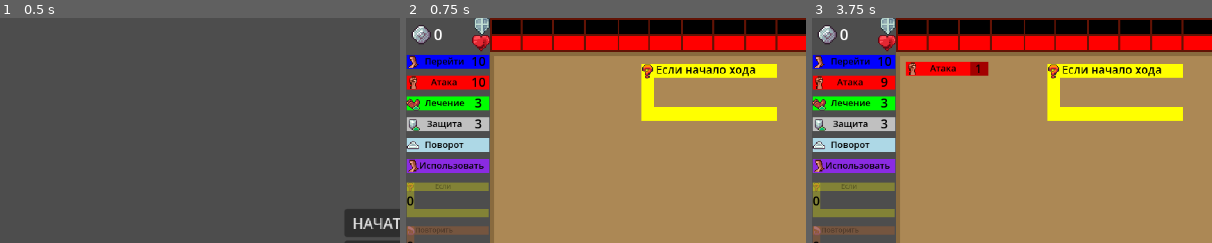
Above: before the commit, frames 1-3 (left to right).
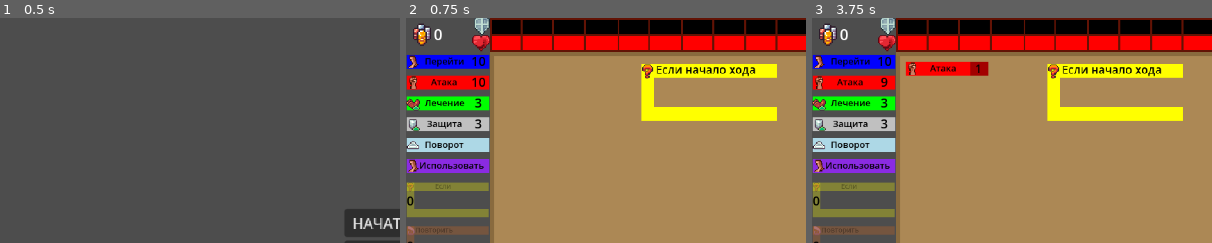
Above: after the commit, the same moments.

Repository: timurkinBits/scratch_roguelike
Game: Godot game, scene res://scenes/main_menu.tscn
Same seed, same stepped clock (60 frames per second), same inputs: the game is played once before the commit and once after it.
Inputs (mouse positions are % of the whole screen's width and height, from its top left):
- Up to frame 1 (0.5 s): no input
- Up to frame 2 (0.75 s): click "НАЧАТЬ ИГРУ" at 0.5 s
- Up to frame 3 (3.75 s): click "Запуск" at 1.25 s; tap Enter at 2 s; drag from (43, 12) to (4, 10) at 2.02 s; drag from (4, 10) to (43, 12) at 2.77 s; move the mouse to (4, 14) at 3.52 s; hold D from 3.53 s (still down); tap C at 3.6 s; click (4, 14) at 3.67 s
The pictures show only the part of the screen within x 0-50%, y 0-50%; the shares and areas given below are measured in that part.

Frame 1 is identical in both runs. In frame 2, 0.3% of the frame differs, in the area x 1-7%, y 2-13%; in frame 3, 0.3%.

Commit message:
coins types, icons in shop

Diff:
--- a/scenes/Coin.tscn
+++ b/scenes/Coin.tscn
@@ -1,11 +1,9 @@
-[gd_scene load_steps=3 format=3 uid="uid://jiskuxayd1m7"]
+[gd_scene load_steps=2 format=3 uid="uid://jiskuxayd1m7"]
 
 [ext_resource type="Script" uid="uid://c26cqds3rn2a1" path="res://scripts/coin.gd" id="1_s8enn"]
-[ext_resource type="Texture2D" uid="uid://dclo6ofblwxmy" path="res://sprites/fb2116.png" id="2_s8enn"]
 
 [node name="Coin" type="Node2D"]
 script = ExtResource("1_s8enn")
 
 [node name="Sprite2D" type="Sprite2D" parent="."]
 scale = Vector2(0.8, 0.8)
-texture = ExtResource("2_s8enn")
--- a/scenes/Info.tscn
+++ b/scenes/Info.tscn
@@ -1,7 +1,7 @@
 [gd_scene load_steps=5 format=3 uid="uid://bik2ueyp5uy6i"]
 
 [ext_resource type="Script" uid="uid://c3rveeia2cdov" path="res://scripts/info.gd" id="1_cbfvs"]
-[ext_resource type="Texture2D" uid="uid://dnml5jw2a8wx" path="res://sprites/fb950.png" id="1_pkda2"]
+[ext_resource type="Texture2D" uid="uid://dnml5jw2a8wx" path="res://sprites/info.png" id="1_pkda2"]
 
 [sub_resource type="RectangleShape2D" id="RectangleShape2D_jfmby"]
 size = Vector2(29.9426, 28.0712)
--- a/scenes/Main.tscn
+++ b/scenes/Main.tscn
@@ -22,10 +22,9 @@
 [ext_resource type="PackedScene" uid="uid://cqa3vxgvdii24" path="res://scenes/heal_point.tscn" id="13_mwfav"]
 [ext_resource type="LabelSettings" uid="uid://di7qwojobxj1y" path="res://sprites/Command.tres" id="15_3p2gp"]
 [ext_resource type="PackedScene" uid="uid://bik2ueyp5uy6i" path="res://scenes/Info.tscn" id="15_ebg2g"]
-[ext_resource type="Texture2D" uid="uid://dnml5jw2a8wx" path="res://sprites/fb950.png" id="16_2ofn6"]
-[ext_resource type="Texture2D" uid="uid://tnindadpwhan" path="res://sprites/fb12.png" id="17_36rkl"]
+[ext_resource type="Texture2D" uid="uid://dnml5jw2a8wx" path="res://sprites/info.png" id="16_2ofn6"]
+[ext_resource type="Texture2D" uid="uid://tnindadpwhan" path="res://sprites/ability.png" id="17_36rkl"]
 [ext_resource type="PackedScene" uid="uid://cbd5bhmk60s5o" path="res://scenes/item.tscn" id="17_xa025"]
-[ext_resource type="Texture2D" uid="uid://dclo6ofblwxmy" path="res://sprites/fb2116.png" id="21_ebg2g"]
 
 [sub_resource type="AtlasTexture" id="AtlasTexture_2ofn6"]
 atlas = ExtResource("12_nfivy")
@@ -65,6 +64,10 @@
 
 [sub_resource type="LabelSettings" id="LabelSettings_ebg2g"]
 font_size = 22
+
+[sub_resource type="AtlasTexture" id="AtlasTexture_xa025"]
+atlas = ExtResource("13_cvmbd")
+region = Rect2(128, 256, 32, 32)
 
 [sub_resource type="LabelSettings" id="LabelSettings_q8u5g"]
 font_size = 83
@@ -81,6 +84,7 @@
 scale = Vector2(0.9, 0.9)
 type = 1
 text = "начало хода"
+is_menu_command = false
 
 [node name="TurnExecutor" type="Node" parent="Table" node_paths=PackedStringArray("ui_node", "room")]
 script = ExtResource("5_a1joa")
@@ -266,7 +270,7 @@
 offset_right = -853.0
 offset_bottom = -22.0
 scale = Vector2(0.8, 0.8)
-texture = ExtResource("21_ebg2g")
+texture = SubResource("AtlasTexture_xa025")
 
 [node name="EnemyStats" type="Control" parent="UI"]
 layout_mode = 1
--- a/scenes/item.tscn
+++ b/scenes/item.tscn
@@ -1,7 +1,7 @@
 [gd_scene load_steps=3 format=3 uid="uid://cbd5bhmk60s5o"]
 
 [ext_resource type="Script" uid="uid://46v3ggrp5osy" path="res://scripts/item.gd" id="1_4gq7n"]
-[ext_resource type="Texture2D" uid="uid://tnindadpwhan" path="res://sprites/fb12.png" id="2_s8enn"]
+[ext_resource type="Texture2D" uid="uid://tnindadpwhan" path="res://sprites/ability.png" id="2_s8enn"]
 
 [node name="Item" type="Node2D"]
 script = ExtResource("1_4gq7n")
--- a/scripts/Block.gd
+++ b/scripts/Block.gd
@@ -1,10 +1,9 @@
 extends Node2D
 class_name Block
 
-@export_category("Block Settings")
-@export var type: int  # Использует ItemData.BlockType
+@export var type: ItemData.BlockType
 @export var text: String
-@export var slot_offset_start := Vector2(28, 32)
+@export var is_menu_command: bool = true
 
 const MAX_TEXT_LENGTH := 14
 
@@ -22,9 +21,9 @@
 var slot_manager: SlotManager
 var parent_slot: CommandSlot = null
 var config: Dictionary
-var is_menu_command: bool = false
 var is_settings: bool = false
 var loop_count: int
+var slot_offset_start := Vector2(28, 32)
 
 static var available_conditions = []  # Will be populated with purchased conditions
 static var available_loops = []       # Will be populated with purchased loops
@@ -32,17 +31,19 @@
 
 func _ready() -> void:
 	add_to_group("blocks")
+
+	# Инициализация типа блока и текста на основе типа
+	if text.is_empty() and !is_menu_command:
+		initialize_block_properties()
+
 	config = ItemData.get_block_config(type)
 	slot_manager = SlotManager.new(self, slot_offset_start)
 	add_child(slot_manager)
 	slot_manager.connect("slots_updated", _on_slots_updated)
 
-	# If this is an ability block and no ability is set but available ones exist,
-	# set the first available ability automatically
-	if type == ItemData.BlockType.ABILITY and (text.is_empty() or text == "") and !available_abilities.is_empty():
-		text = available_abilities[0]
-
-	call_deferred('update_appearance')
+	update_appearance()
+
+	# Теперь инициализируем слоты с правильным количеством
 	slot_manager.initialize_slots(ItemData.get_slot_count(type, text))
 
 	# Hide buttons initially
@@ -50,6 +51,39 @@
 	buttons[1].visible = false
 	button_color.visible = false
 
+# Новый метод для инициализации свойств блока на основе его типа
+func initialize_block_properties() -> void:
+	# Устанавливаем текст по умолчанию на основании типа блока
+	match type:
+		ItemData.BlockType.CONDITION:
+			if not available_conditions.is_empty():
+				text = available_conditions[0]
+			else:
+				text = "здоровье < 50%"  # Значение по умолчанию
+		ItemData.BlockType.LOOP:
+			if not available_loops.is_empty():
+				text = available_loops[0]
+			else:
+				text = "Повторить 2 раз"  # Значение по умолчанию
+			# Установка количества повторений для цикла
+			var parts = text.split(" ")
+			if parts.size() > 1:
+				loop_count = int(parts[1])
+		ItemData.BlockType.ABILITY:
+			if not available_abilities.is_empty():
+				text = available_abilities[0]
+			else:
+				text = "+1 атака"  # Значение по умолчанию
+
+	# Проверка по словарю TEXT_TO_ITEM_TYPE
+	if type == ItemData.BlockType.LOOP and not "Повторить" in text:
+		text = "Повторить 2 раз"
+		loop_count = 2
+	elif type == ItemData.BlockType.CONDITION and not text in ItemData.TEXT_TO_ITEM_TYPE:
+		text = "здоровье < 50%"
+	elif type == ItemData.BlockType.ABILITY and not text in ItemData.TEXT_TO_ITEM_TYPE:
+		text = "+1 атака"
+
 func update_appearance() -> void:
 	texture.modulate = config["color"]
 	icon.texture = load(config["icon"]) if config["icon"] else null
@@ -57,7 +91,7 @@
 
 func get_display_text() -> String:
 	if type == ItemData.BlockType.LOOP:
-		if not is_menu_command:
+		if !is_menu_command:
 			return config["prefix"] + str(loop_count) + " раз"
 		else:
 			return config["prefix"]
--- a/scripts/Command.gd
+++ b/scripts/Command.gd
@@ -28,33 +28,33 @@
 	TypeCommand.ATTACK: {
 		"prefix": "Атака ",
 		"color": Color.RED,
-		"icon": "res://sprites/fb663.png"
+		"icon": "res://sprites/attack.png"
 	},
 	TypeCommand.MOVE: {
 		"prefix": "Перейти ",
 		"color": Color.BLUE,
-		"icon": "res://sprites/fb658.png"
+		"icon": "res://sprites/move.png"
 	},
 	TypeCommand.TURN: {
 		"prefix": "Поворот ",
 		"color": Color.LIGHT_BLUE,
-		"icon": "res://sprites/fb647.png",
+		"icon": "res://sprites/turn.png",
 		"values": [90, -90, 180]  # Значения углов: вправо, влево, разворот
 	},
 	TypeCommand.USE: {
 		"prefix": "Использовать ",
 		"color": Color.BLUE_VIOLET,
-		"icon": "res://sprites/fb658.png"
+		"icon": "res://sprites/move.png"
 	},
 	TypeCommand.HEAL: {
 		"prefix": "Лечение ",
 		"color": Color.GREEN,
-		"icon": "res://sprites/fb615.png"
+		"icon": "res://sprites/heal.png"
 	},
 	TypeCommand.DEFENSE: {
 		"prefix": "Защита ",
 		"color": Color.SILVER,
-		"icon": "res://sprites/fb613.png"
+		"icon": "res://sprites/defense.png"
 	},
 	TypeCommand.NONE: {
 		"prefix": "none ",
--- a/scripts/coin.gd
+++ b/scripts/coin.gd
@@ -1,10 +1,82 @@
+# Modified coin.gd
 extends ObjectRoom
 class_name Coin
+
+enum CoinType{
+	SMALL,
+	MIDDLE,
+	BIG
+}
+
+const COINS = {
+	CoinType.SMALL: {
+		"icon": "res://sprites/small_coin.png",
+		"value": 1
+	},
+	CoinType.MIDDLE: {
+		"icon": "res://sprites/middle_coin.png",
+		"value": 3
+	},
+	CoinType.BIG: {
+		"icon": "res://sprites/big_coin.png",
+		"value": 5
+	}
+}
+
+# Default drop chances for regular enemies
+const DEFAULT_DROP_CHANCES = {
+	CoinType.SMALL: 70,
+	CoinType.MIDDLE: 25,
+	CoinType.BIG: 5
+}
+
+# Higher drop chances for elite enemies
+const ELITE_DROP_CHANCES = {
+	CoinType.SMALL: 30,
+	CoinType.MIDDLE: 45,
+	CoinType.BIG: 25
+}
+
+@onready var icon: Sprite2D = $Sprite2D
+
+var type: CoinType = CoinType.SMALL
 
 func _ready() -> void:
 	super._ready()
 	add_to_group('coins')  # Add to coins group for easy finding
+	update_sprite()
+
+func update_sprite() -> void:
+	# Update sprite based on coin type
+	icon.texture = load(COINS[type]['icon'])
 
 func use():
-	Global.add_coins(1)  # Add one coin to global counter
+	Global.add_coins(COINS[type]['value'])  # Add coin value to global counter
 	queue_free()  # Remove the coin from the scene
+
+# Static function to determine coin type based on chances
+static func get_random_coin_type(is_elite: bool = false) -> int:
+	var chances = DEFAULT_DROP_CHANCES if not is_elite else ELITE_DROP_CHANCES
+
+	# Calculate total chance
+	var total_chance = 0
+	for coin_type in chances:
+		total_chance += chances[coin_type]
+
+	# Roll a random number
+	var roll = randi() % total_chance
+
+	# Determine which coin type was selected
+	var current_sum = 0
+	for coin_type in chances:
+		current_sum += chances[coin_type]
+		if roll < current_sum:
+			return coin_type
+
+	# Fallback to SMALL coin (should never happen unless chances are misconfigured)
+	return CoinType.SMALL
+
+# Function to set coin type
+func set_type(new_type: int) -> void:
+	type = new_type
+	update_sprite()
--- a/scripts/enemy.gd
+++ b/scripts/enemy.gd
@@ -228,6 +228,13 @@
 	get_parent().add_child(coin_instance)
 	coin_instance.position = position
 
+	var room = get_parent()
+	var is_elite = room.get("type") == room.RoomType.ELITE
+
+	# Determine random coin type based on enemy type
+	var coin_type = Coin.get_random_coin_type(is_elite)
+	coin_instance.set_type(coin_type)
+
 func dead():
 	spawn_coin()  # Создаем монету на месте смерти врага
 	ui_stats.change_stats(self, false)
--- a/scripts/item.gd
+++ b/scripts/item.gd
@@ -2,6 +2,7 @@
 class_name Item
 
 @onready var key_edit: LineEdit = $LineEdit
+@onready var icon: Sprite2D = $Sprite2D
 
 var key: int = 0
 var linked_info: Info  # Прямая ссылка на связанную информацию
@@ -14,6 +15,7 @@
 	key_edit.visible = false
 	key_edit.text = ""
 	generate_random_type()
+	icon.texture = load(ItemData.get_item_icon(type))
 	call_deferred("find_and_link_info")  # Вызываем после загрузки сцены
 
 # Выбор случайного типа на основе весов вероятности
--- a/scripts/item_data.gd
+++ b/scripts/item_data.gd
@@ -25,7 +25,7 @@
 # Данные предметов
 const ITEMS = {
 	ItemType.LOOP_BLOCK: {
-		"icon": "res://sprites/fb666.png",
+		"icon": "res://sprites/loop.png",
 		"description": "Блок цикл",
 		"cost": 8,
 		"weight": 0.5,
@@ -33,7 +33,7 @@
 		"slot_count": 1
 	},
 	ItemType.CONDITION_BLOCK: {
-		"icon": "res://sprites/fb13.png",
+		"icon": "res://sprites/condition.png",
 		"description": "Блок условие",
 		"cost": 8,
 		"weight": 0.5,
@@ -41,7 +41,7 @@
 		"slot_count": 1
 	},
 	ItemType.ABILITY_BLOCK: {
-		"icon": "res://sprites/fb12.png",
+		"icon": "res://sprites/ability.png",
 		"description": "Блок навык",
 		"cost": 8,
 		"weight": 0.5,
@@ -49,7 +49,7 @@
 		"slot_count": 1
 	},
 	ItemType.ABILITY_PLUS_ATTACK: {
-		"icon": "res://sprites/attack_icon.png",
+		"icon": "res://sprites/attack.png",
 		"description": "Навык +1 атака",
 		"cost": 3,
 		"weight": 3.0,
@@ -58,7 +58,7 @@
 		"slot_count": 1
 	},
 	ItemType.ABILITY_PLUS_MOVE: {
-		"icon": "res://sprites/move_icon.png",
+		"icon": "res://sprites/move.png",
 		"description": "Навык +1 перемещение",
 		"cost": 2,
 		"weight": 3.0,
@@ -67,7 +67,7 @@
 		"slot_count": 1
 	},
 	ItemType.ABILITY_PLUS_HEAL: {
-		"icon": "res://sprites/heal_icon.png",
+		"icon": "res://sprites/heal.png",
 		"description": "Навык +1 лечение",
 		"cost": 5,
 		"weight": 2.0,
@@ -76,7 +76,7 @@
 		"slot_count": 1
 	},
 	ItemType.ABILITY_PLUS_DEFENSE: {
-		"icon": "res://sprites/defense_icon.png",
+		"icon": "res://sprites/defense.png",
 		"description": "Навык +1 защита",
 		"cost": 3,
 		"weight": 2.5,
@@ -85,7 +85,7 @@
 		"slot_count": 1
 	},
 	ItemType.LOOP_2_TIMES: {
-		"icon": "res://sprites/loop2_icon.png",
+		"icon": "res://sprites/loop2.png",
 		"description": "Цикл на 2 повторения",
 		"cost": 6,
 		"weight": 2.0,
@@ -94,7 +94,7 @@
 		"slot_count": 2
 	},
 	ItemType.LOOP_3_TIMES: {
-		"icon": "res://sprites/loop3_icon.png",
+		"icon": "res://sprites/loop3.png",
 		"description": "Цикл на 3 повторения",
 		"cost": 8,
 		"weight": 1.0,
@@ -103,7 +103,7 @@
 		"slot_count": 2
 	},
 	ItemType.CONDITION_BELOW_HALF_HP: {
-		"icon": "res://sprites/hp50_icon.png",
+		"icon": "res://sprites/below_half_hp.png",
 		"description": "Условие здоровье < 50%",
 		"cost": 3,
 		"weight": 3.0,
@@ -128,17 +128,17 @@
 	BlockType.CONDITION: {
 		"prefix": "Если ",
 		"color": Color.YELLOW,
-		"icon": "res://sprites/fb13.png"
+		"icon": "res://sprites/condition.png"
 	},
 	BlockType.LOOP: {
 		"prefix": "Повторить ",
 		"color": Color.CHOCOLATE,
-		"icon": "res://sprites/fb666.png"
+		"icon": "res://sprites/loop.png"
 	},
 	BlockType.ABILITY: {
 		"prefix": "Улучшить ",
 		"color": Color.TURQUOISE,
-		"icon": "res://sprites/fb12.png"
+		"icon": "res://sprites/ability.png"
 	},
 	BlockType.NONE: {
 		"prefix": "none ",
--- a/scripts/menu.gd
+++ b/scripts/menu.gd
@@ -12,10 +12,10 @@
 
 func setup_menu_item(item) -> void:
 	if item is Command:
-		item.is_menu_command = true
+		#item.is_menu_command = true
 		item.menu_card_clicked.connect(_on_menu_command_clicked)
 	elif item is Block:
-		item.is_menu_command = true
+		#item.is_menu_command = true
 		var area = item.get_node("Area2D")
 		area.input_pickable = true
 		area.input_event.connect(func(_viewport, event, _shape_idx):
--- a/scripts/room.gd
+++ b/scripts/room.gd
@@ -32,10 +32,10 @@
 }
 
 const DOOR_ICONS = {
-	RoomType.NORMAL: "res://sprites/fb727.png",
-	RoomType.ELITE: "res://sprites/fb729.png",
-	RoomType.SHOP: "res://sprites/fb136.png",
-	RoomType.CHALLENGE: "res://sprites/fb71.png"
+	RoomType.NORMAL: "res://sprites/normal.png",
+	RoomType.ELITE: "res://sprites/elite.png",
+	RoomType.SHOP: "res://sprites/shop.png",
+	RoomType.CHALLENGE: "res://sprites/challenge.png"
 }
 
 const OPPOSITE_DIRECTIONS = {
--- a/scripts/slot_manager.gd
+++ b/scripts/slot_manager.gd
@@ -101,15 +101,7 @@
 		return
 
 	# Determine max slots based on block type
-	var max_slots
-	if parent_block.type == ItemData.BlockType.CONDITION:
-		max_slots = ItemData.get_slot_count(ItemData.BlockType.CONDITION, parent_block.text)
-	elif parent_block.type == ItemData.BlockType.ABILITY:
-		max_slots = ItemData.get_slot_count(ItemData.BlockType.ABILITY, parent_block.text)
-	elif parent_block.type == ItemData.BlockType.LOOP:
-		max_slots = ItemData.get_slot_count(ItemData.BlockType.LOOP, parent_block.text)
-	else:
-		max_slots = 3
+	var max_slots = ItemData.get_slot_count(parent_block.type, parent_block.text)
 
 	# Count occupied slots
 	var command_count = 0
--- a/scripts/table.gd
+++ b/scripts/table.gd
@@ -256,6 +256,7 @@
 
 	var new_block = block_scene.instantiate() as Block
 	new_block.type = type
+	new_block.is_menu_command = false
 
 	# Установка значений по умолчанию в зависимости от типа
 	match type:
Renamed: sprites/fb12.png -> sprites/ability.png
Not shown, added: sprites/ability.png.import
Renamed: sprites/fb663.png -> sprites/attack.png
Not shown, added: sprites/attack.png.import
Binary file added: sprites/below_half_hp.png
Not shown, added: sprites/below_half_hp.png.import
Binary file added: sprites/big_coin.png
Not shown, added: sprites/big_coin.png.import
Renamed: sprites/fb71.png -> sprites/challenge.png
Not shown, added: sprites/challenge.png.import
Renamed: sprites/fb13.png -> sprites/condition.png
Not shown, added: sprites/condition.png.import
(and 46 more such lines)
